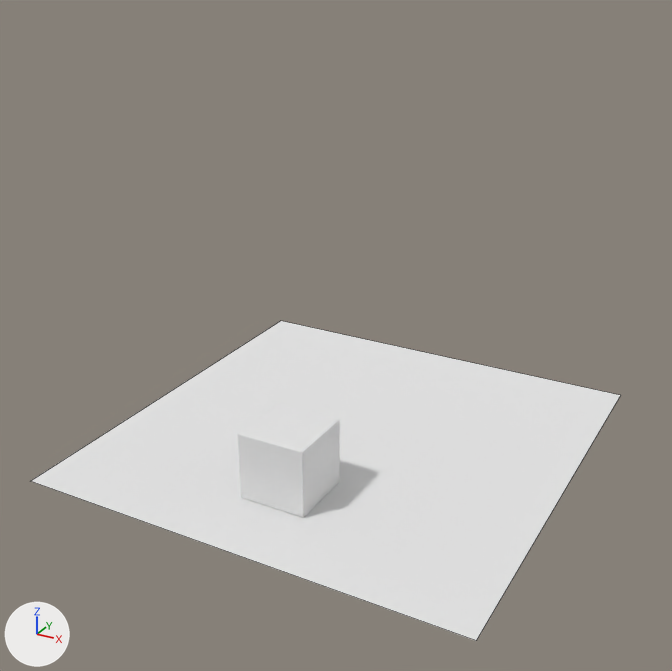
What one commit did to the Blender file sketch/gnome-boxes.blend.
Rendered twice from a 50 mm lens placed at (6.0, -9.0, 7.4), pointed at (-0.11, 2.11, 1.85). Lighting does not change. The marker at lower left points along +X, +Y and +Z. Mesh edges are drawn as thin lines on the coarser meshes.
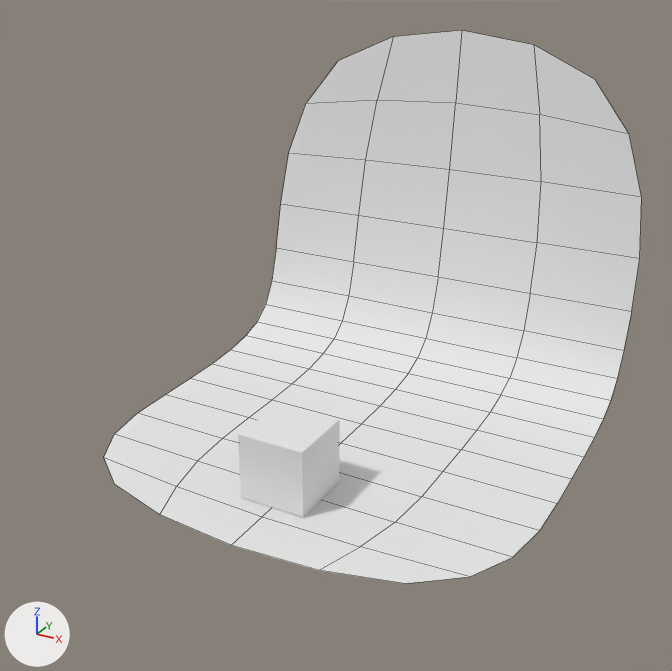
Commit message: / ‘sketch/gnome-boxes.blend’ / ‘sketch/gnome-boxes.blend1’ / ‘sketch/gnome-boxes.blend2’

Boxes [x1, y1, x2, y2] around the edits, measured in the pictures (672 x 671 px):
'Plane', reshaped, turned, modifiers changed
    before: [31, 321, 621, 641]
    after: [104, 30, 642, 583]
part 1 of me_plane, built on
    before: [31, 321, 621, 641]
    after: [104, 30, 642, 583]

The change, as a diff of the scene's bpy script:
```diff
--- a/sketch/gnome-boxes.blend.py
+++ b/sketch/gnome-boxes.blend.py
@@ me_plane @@
 # used by ob_plane; location = (-0.05, 2.48, 0.0); scale = (3.45, 3.45, 3.45)
 # verts and faces of me_plane; kept vertices keep their numbers, new ones are numbered from 4
 # before: 0 (1.0, 1.0, 0.0) at pixel (620, 395), 1 (1.0, -1.0, 0.0) at pixel (476, 640), 2 (-1.0, -1.0, 0.0) at pixel (30, 481), 3 (-1.0, 1.0, 0.0) at pixel (280, 320)
-me_plane.from_pydata(...)  # 4 vertices, 1 face; spans x -1.0..1.0, y -1.0..1.0, z 0.0
+me_plane.from_pydata(...)  # 10 vertices, 4 faces; spans x -1.0..1.12, y -1.01..1.0, z 0.0..1.75
+# me_plane part 1
+delete_vertices([0, 1])  # with the faces that use them
+verts[4] = (1.0, -1.0, 0.26)
+verts[5] = (0.71, -1.0, 0.0)
+verts[6] = (1.12, -1.01, 1.75)
+verts[7] = (-0.07, -1.0, 0.0)
+for new, old in zip([*range(8, 12)], [*range(4, 8)]): verts[new] = verts[old] + (0.0, 2.0, 0.0)
+faces += [(4, 8, 9, 5), (4, 6, 10, 8), (5, 9, 11, 7), (2, 7, 11, 3)]
+# me_plane part 2: the surface is now shaded smooth
 me_plane.materials.append(mat_material_001)
@@ ob_plane @@
 ob_plane.location = (-0.05, 2.48, 0.0)
+ob_plane.rotation_euler = (0.0, 0.0, 1.571)  # degrees (0, 0, 90)
 ob_plane.scale = (3.45, 3.45, 3.45)
+_m = ob_plane.modifiers.new('Subsurf', 'SUBSURF')
```
